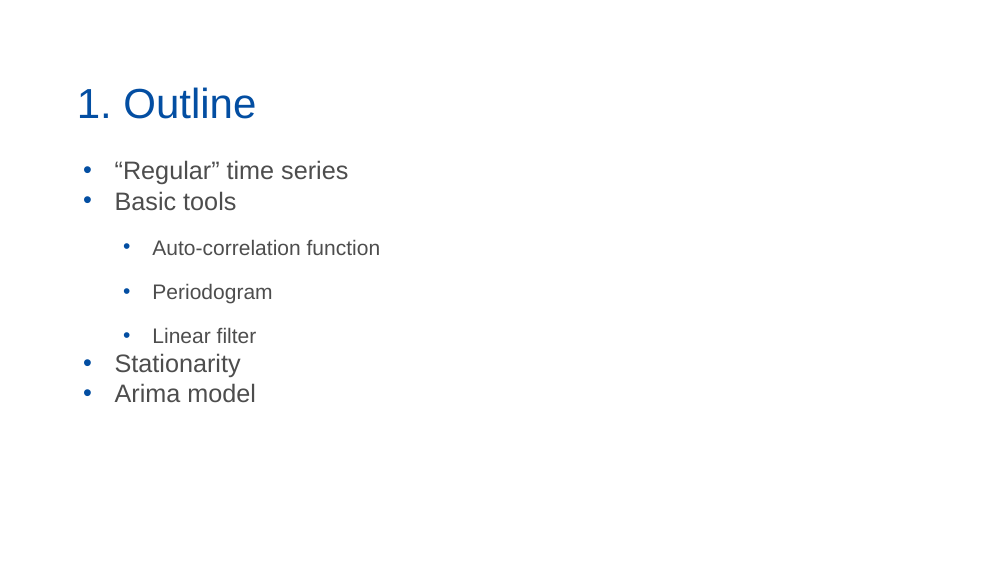
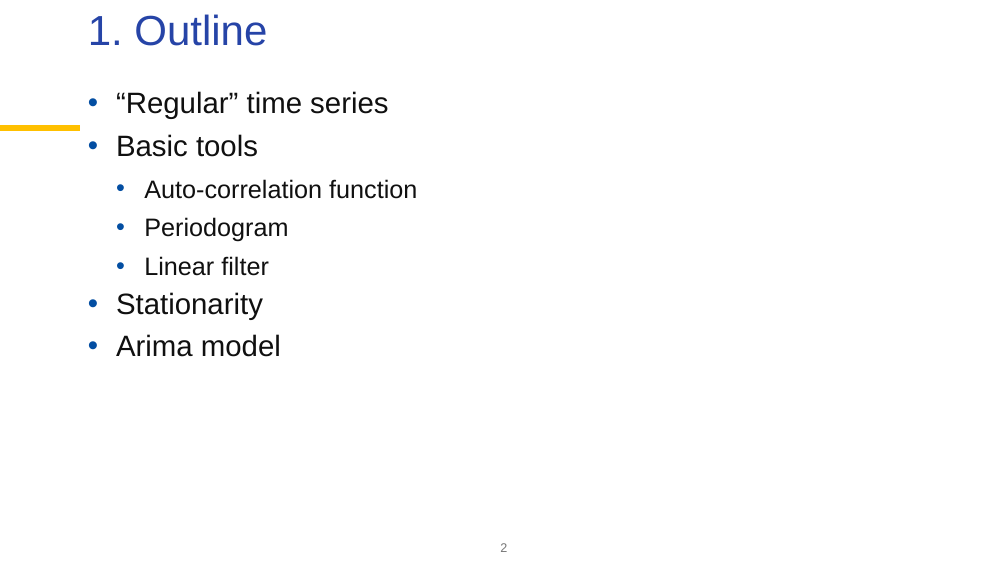
Before and after one commit to palatej/ESTP2026, a slide deck: slide 2 of 1.5 Time series.pptx. Drawn at 1008x567 pixels with LibreOffice and Linux fonts; fonts in the diff are those of the drawing; background and template pictures are left out. Boxes give left, top, right and bottom in pixels: in the first picture for what was removed or moved away, otherwise in the second. Text is boxed around its words. In the diff, an @@ line names an element or a change of style, - is before the commit and + after.

Commit message:
filters

```diff
--- a/1.5 Time series.pptx
+++ b/1.5 Time series.pptx
@@ title "1. Outline": place and size @@
-title "1. Outline" at [77, 87, 256, 119]
+title "1. Outline" at [88, 14, 267, 46]
@@ title "1. Outline" at [88, 14, 267, 46]: text colour #034EA2 to #2644A7; vertical alignment bottom to top @@
@@ text "“Regular” time series": place and size @@
-text "“Regular” time series" at [115, 160, 381, 402]
+text "“Regular” time series" at [116, 91, 417, 357]
@@ text "“Regular” time series" at [116, 91, 417, 357]: size 24 to 28 pt in "“Regular” time series", "Basic tools", "Stationarity", "Arima model"; text colour #4D4D4D to #101010; size 20 to 24 pt in "Auto-correlation function", "Periodogram", "Linear filter"; indent changed; line spacing 1 to 0.9; more space between paragraphs; less space between paragraphs @@
@@ line added from (0, 129) to (80, 129), #FFC000 6 pt @@
@@ page number added at [500, 543, 507, 552], 12 pt, text #767676 @@
+2
```
Also in this commit, not shown: 6 other slides changed, 1 slide added, 1 slide removed, 1 other file.
